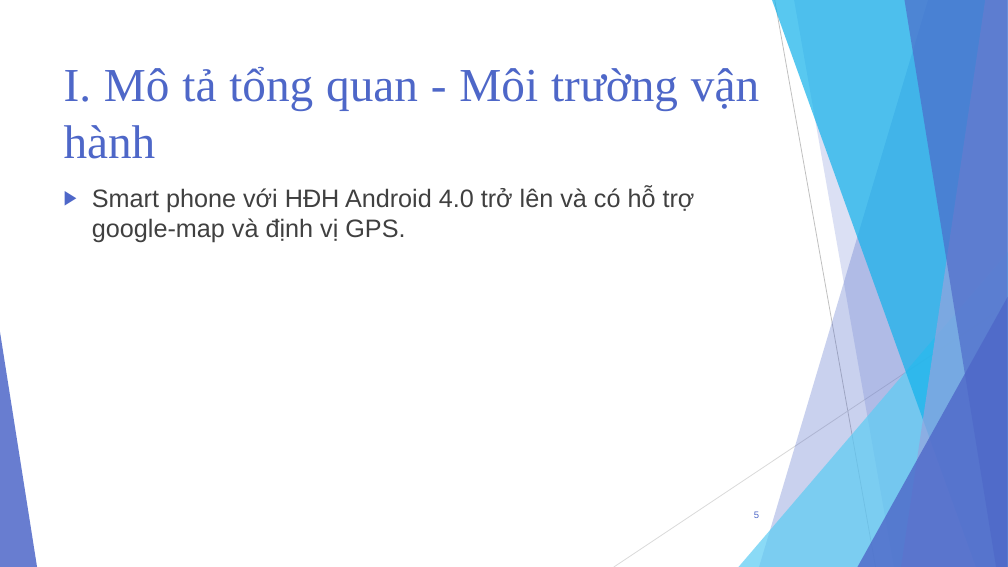
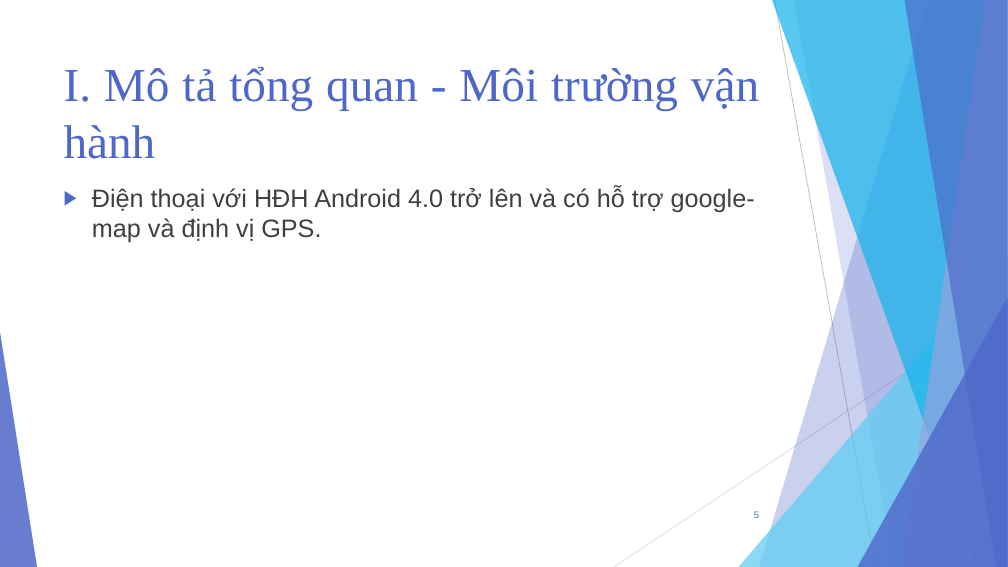
Before and after one commit to TMTAI/Android, a slide deck: slide 5 of Presentation-LuanVan.pptx. Drawn at 1008x567 pixels with LibreOffice and Linux fonts; fonts in the diff are those of the drawing. Boxes give left, top, right and bottom in pixels: in the first picture for what was removed or moved away, otherwise in the second. Text is boxed around its words. In the diff, an @@ line names an element or a change of style, - is before the commit and + after.

```diff
--- a/Presentation-LuanVan.pptx
+++ b/Presentation-LuanVan.pptx
@@ text at [92,187,755,243]: text changed @@
-▶ Smart phone với HĐH Android 4.0 trở lên và có hỗ trợ google-map và định vị GPS.
+▶ Điện thoại với HĐH Android 4.0 trở lên và có hỗ trợ google-map và định vị GPS.
```
Also in this commit, not shown: 5 other slides changed, 1 slide added, 6 other files.
